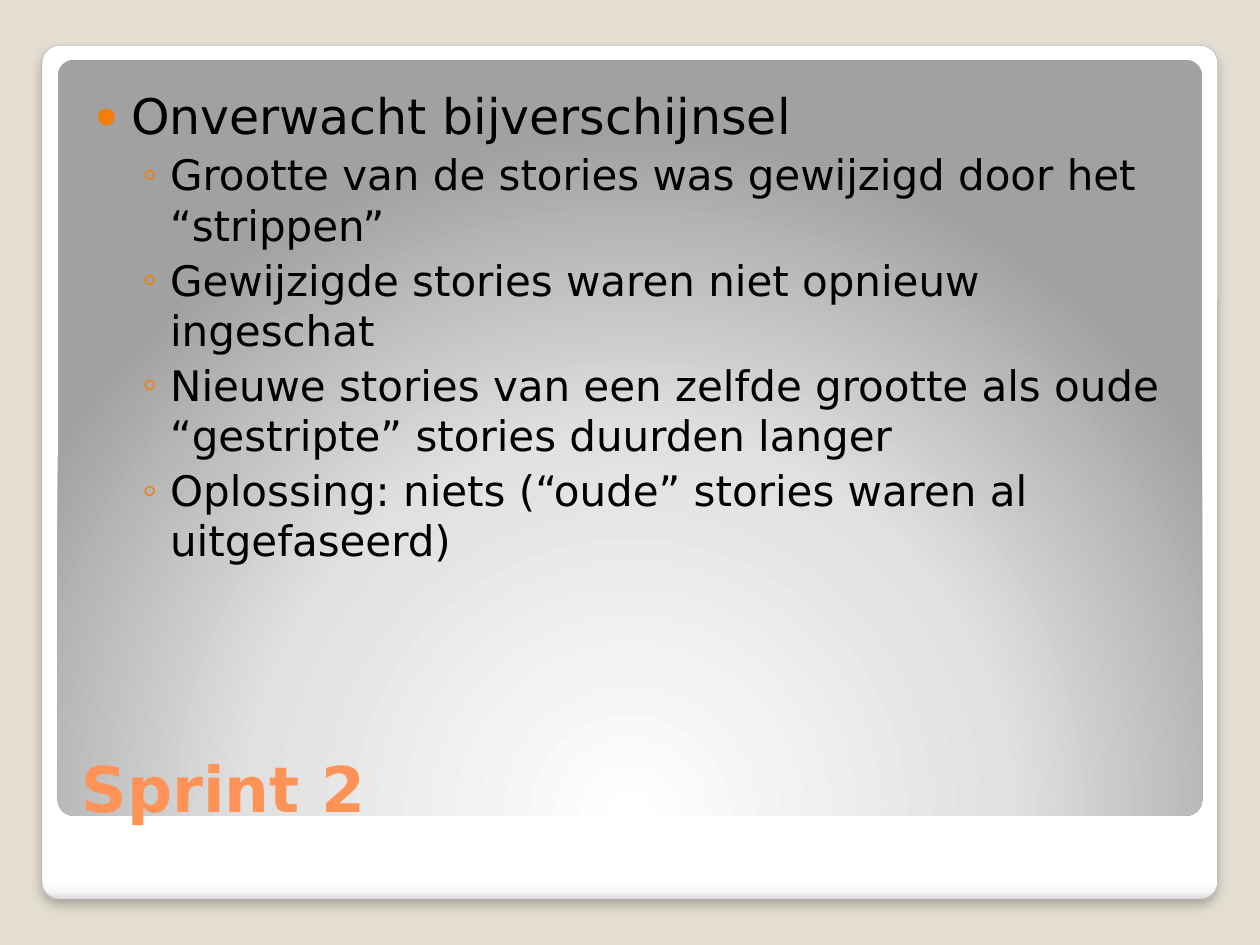
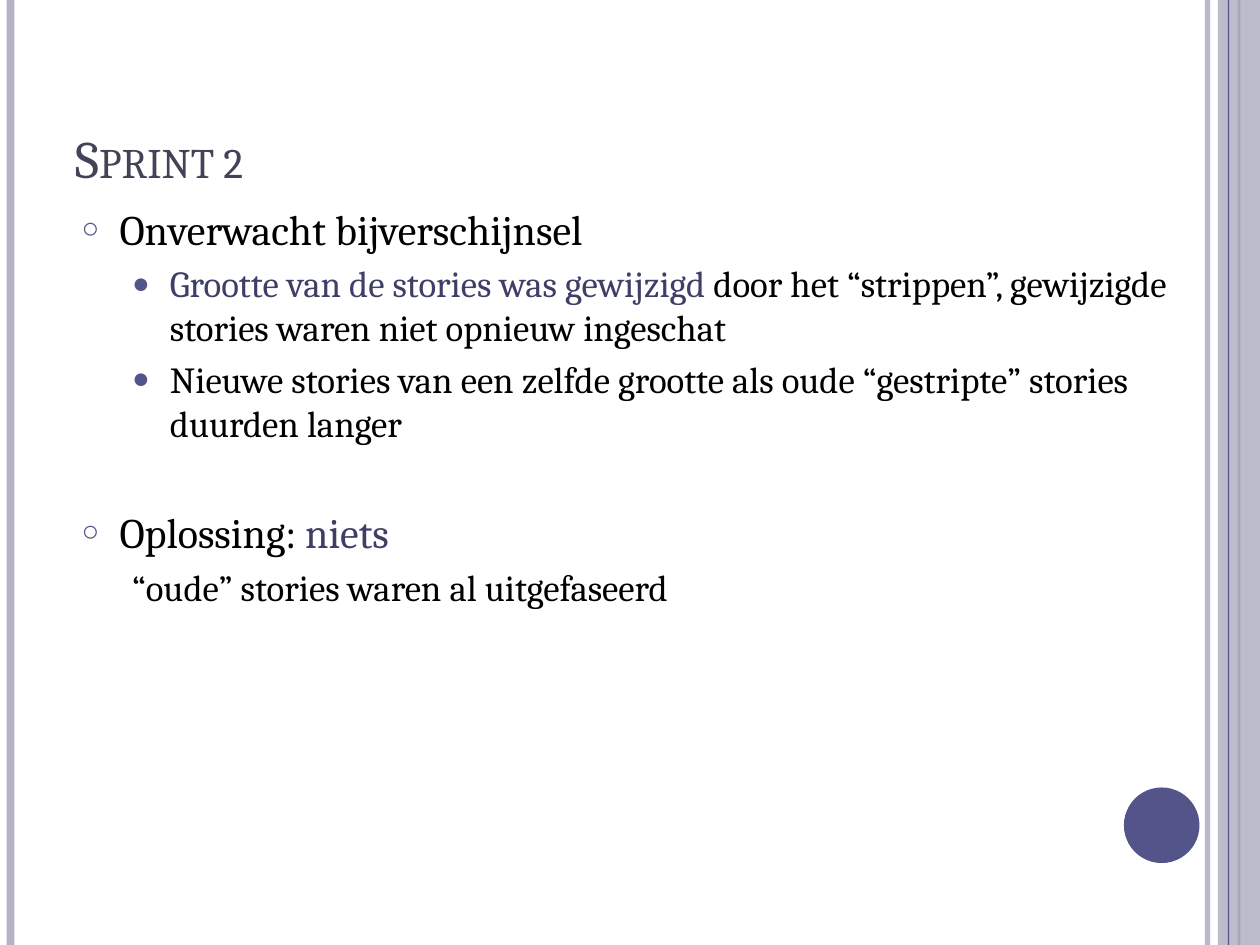
Before and after one commit to michelgrootjans/dkvlessonslearned, a slide deck: slide 35 of slides/Management Session/Lessons Learned.pptx (slide 24 before the commit). Drawn at 1260x945 pixels with LibreOffice and Linux fonts; fonts in the diff are those of the drawing. Boxes give left, top, right and bottom in pixels: in the first picture for what was removed or moved away, otherwise in the second. Text is boxed around its words. In the diff, an @@ line names an element or a change of style, - is before the commit and + after.

```diff
--- a/slides/Management Session/Lessons Learned.pptx
+++ b/slides/Management Session/Lessons Learned.pptx
@@ background #E3DED1 to #FFFFFF @@
@@ line added from (10, 0) to (10, 945), #B3B4C4 4.5 pt @@
@@ line added from (1207, 0) to (1207, 945), #B3B4C4 3 pt @@
@@ rectangle added at bbox=[1218, 0, 1260, 945], fill #B3B4C4 at 87% opacity @@
@@ line added from (1228, 0) to (1228, 945), #53548A 0.75 pt @@
@@ line added from (1239, 0) to (1239, 945), #53548A 1.5 pt @@
@@ rounded rectangle removed at bbox=[42, 45, 1217, 900] @@
@@ rounded rectangle removed at bbox=[58, 59, 1202, 815] @@
@@ title "Sprint 2": place and size @@
-title "Sprint 2" at bbox=[82, 764, 366, 825]
+title "Sprint 2" at bbox=[223, 150, 243, 178]
@@ title "Sprint 2" at bbox=[223, 150, 243, 178]: size 36 to 30 pt, font DejaVu Sans to Cambria, text colour #FF9258 to #424456, bold off, small capitals on @@
@@ text "Onverwacht bijverschijnsel": place and size @@
-text "Onverwacht bijverschijnsel" at bbox=[131, 96, 1159, 565]
+text "Onverwacht bijverschijnsel" at bbox=[120, 215, 1166, 609]
@@ text at bbox=[120, 215, 1128, 445]: size 28 to 24 pt in "Onverwacht bijverschijnsel"; font DejaVu Sans to Cambria in "Onverwacht bijverschijnsel", "Nieuwe stories van een zelfde grootte als ..."; size 24 to 21 pt in "Nieuwe stories van een zelfde grootte als ..."; bullet ● to ○; more space between paragraphs; bullet colour #F07F09 to #53548A; bullet ◦ to ● @@
@@ text at bbox=[170, 271, 1166, 349]: text changed; size 24 to 21 pt; font DejaVu Sans to Cambria @@
-  ◦ Grootte van de stories was gewijzigd door het “strippen”
-  ◦ Gewijzigde stories waren niet opnieuw ingeschat
+  ● Grootte van de stories was gewijzigd door het “strippen”, gewijzigde stories waren niet opnieuw ingeschat
@@ text at bbox=[120, 519, 668, 609]: text changed; size 24 to 21 pt; font DejaVu Sans to Cambria @@
-  ◦ Oplossing: niets (“oude” stories waren al uitgefaseerd)
+○ Oplossing: niets
+  “oude” stories waren al uitgefaseerd
@@ ellipse added at bbox=[1124, 788, 1200, 863], fill #53548A @@
```
Also in this commit, not shown: 32 other slides changed, 18 slides added, 4 slides removed.
